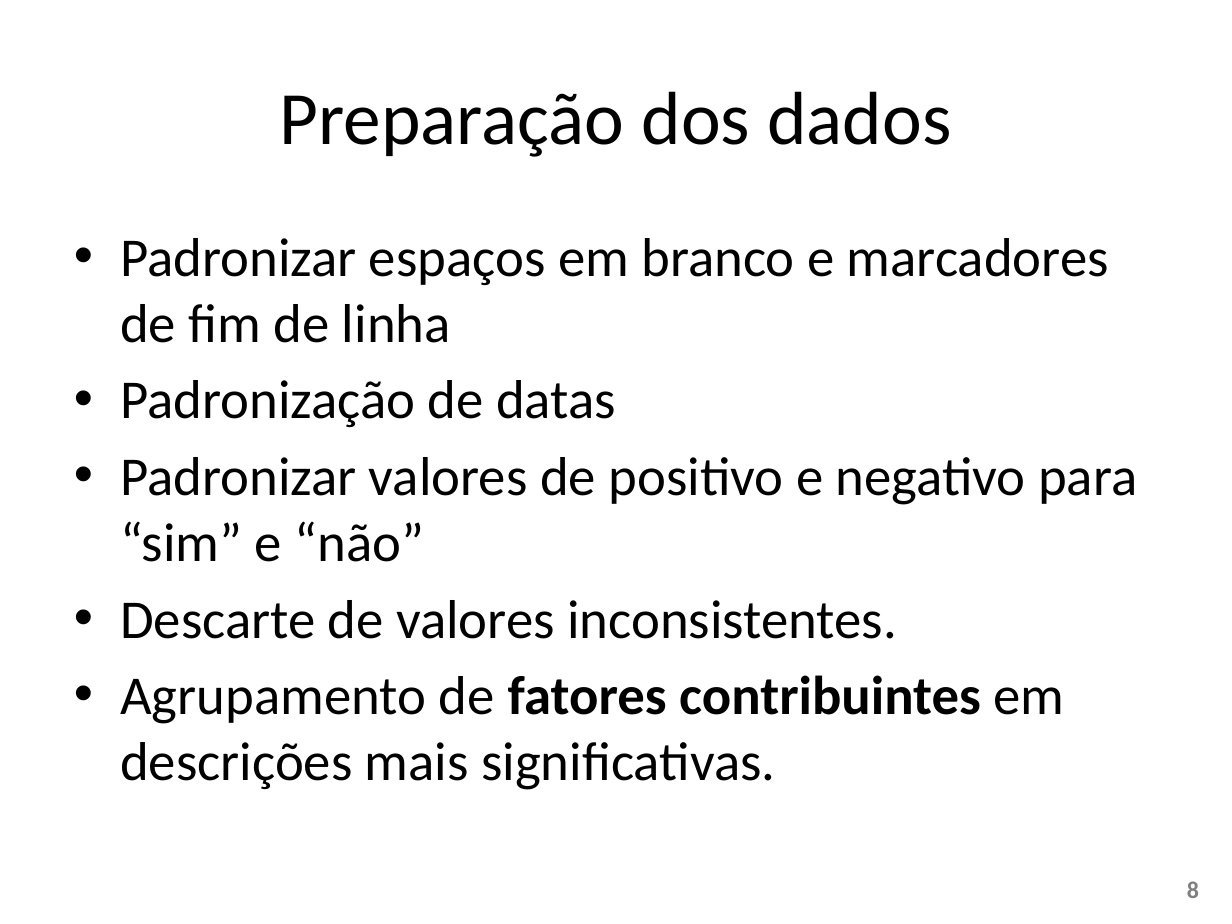
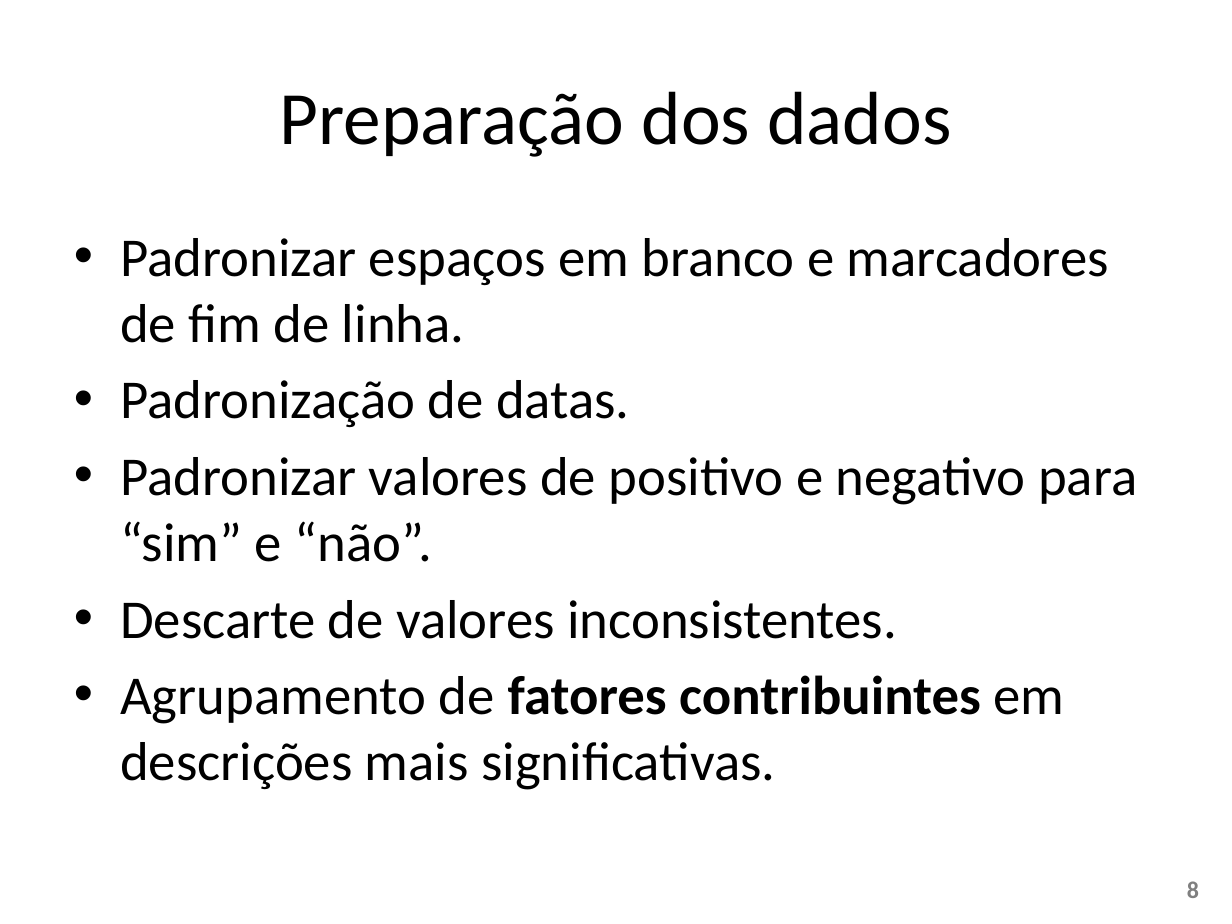
Before and after one commit to W3SS/ciencia-dados, a slide deck: slide 8 of apresentacao ciencia dados.pptx. Drawn at 1232x924 pixels with LibreOffice and Linux fonts; fonts in the diff are those of the drawing. Boxes give left, top, right and bottom in pixels: in the first picture for what was removed or moved away, otherwise in the second. Text is boxed around its words. In the diff, an @@ line names an element or a change of style, - is before the commit and + after.

```diff
--- a/apresentacao ciencia dados.pptx
+++ b/apresentacao ciencia dados.pptx
@@ text at (120, 238, 1137, 562): text changed @@
-• Padronizar espaços em branco e marcadores de fim de linha
-• Padronização de datas
-• Padronizar valores de positivo e negativo para “sim” e “não”
+• Padronizar espaços em branco e marcadores de fim de linha.
+• Padronização de datas.
+• Padronizar valores de positivo e negativo para “sim” e “não”.
```
Also in this commit, not shown: 5 other slides changed.
